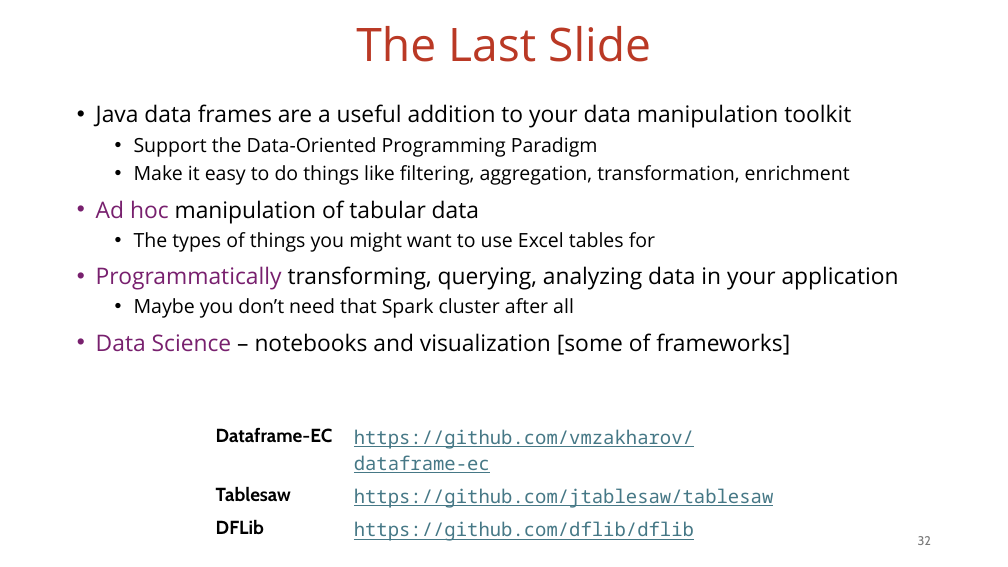
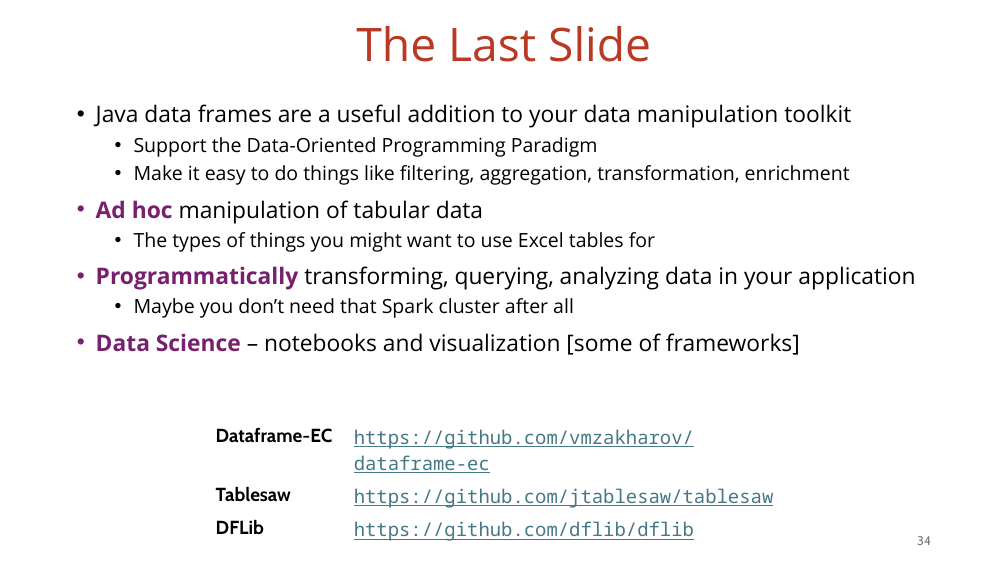
Before and after one commit to vmzakharov/missing-dataframe-talk, a slide deck: slide 34 of presentation/Missing_Dataframe_Short.pptx (slide 32 before the commit). Drawn at 1008x567 pixels with LibreOffice and Linux fonts; fonts in the diff are those of the drawing. Boxes give left, top, right and bottom in pixels: in the first picture for what was removed or moved away, otherwise in the second. Text is boxed around its words. In the diff, an @@ line names an element or a change of style, - is before the commit and + after.

```diff
--- a/presentation/Missing_Dataframe_Short.pptx
+++ b/presentation/Missing_Dataframe_Short.pptx
@@ text at box(96, 200, 915, 355): bold on in "Ad hoc", "Programmatically", "Data Science" @@
@@ page number at box(917, 536, 931, 545): text changed @@
-32
+34
```
Also in this commit, not shown: 12 other slides changed, 2 slides added, 1 other file.
